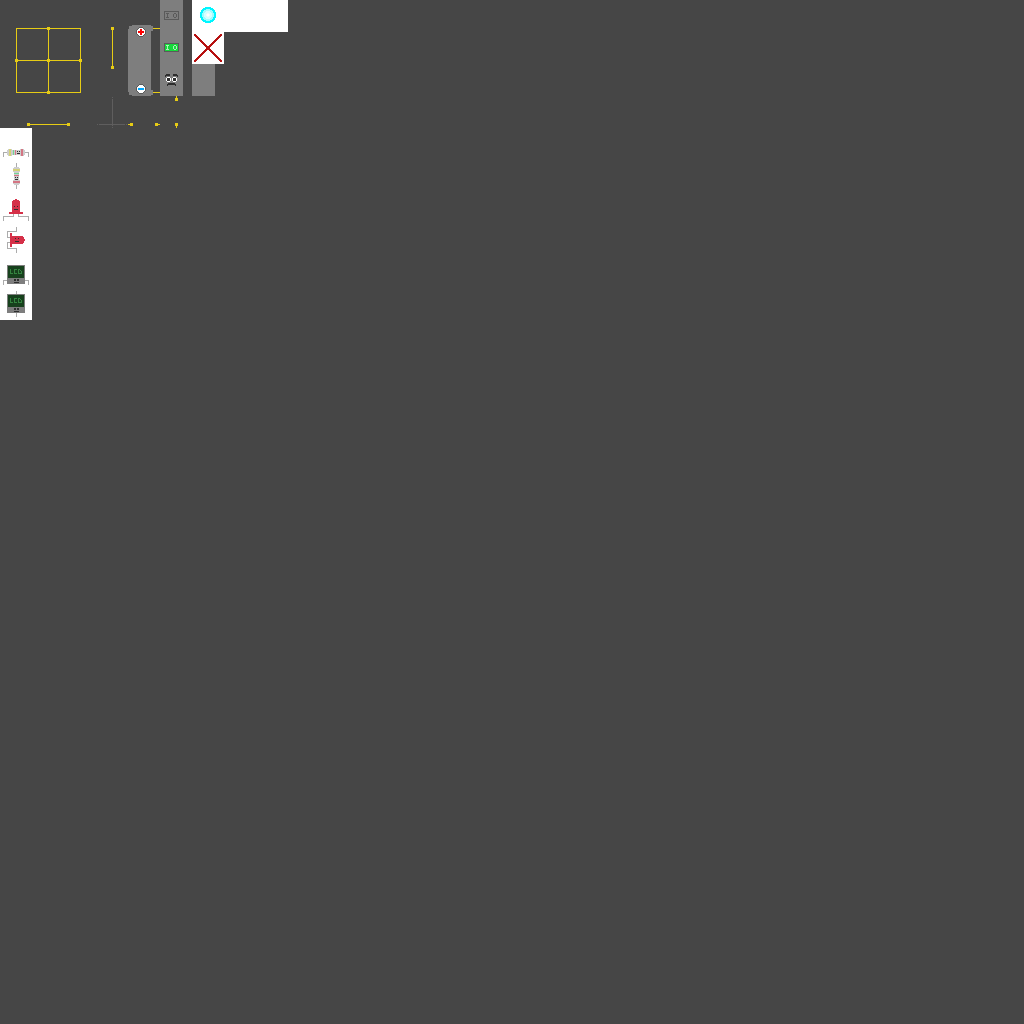
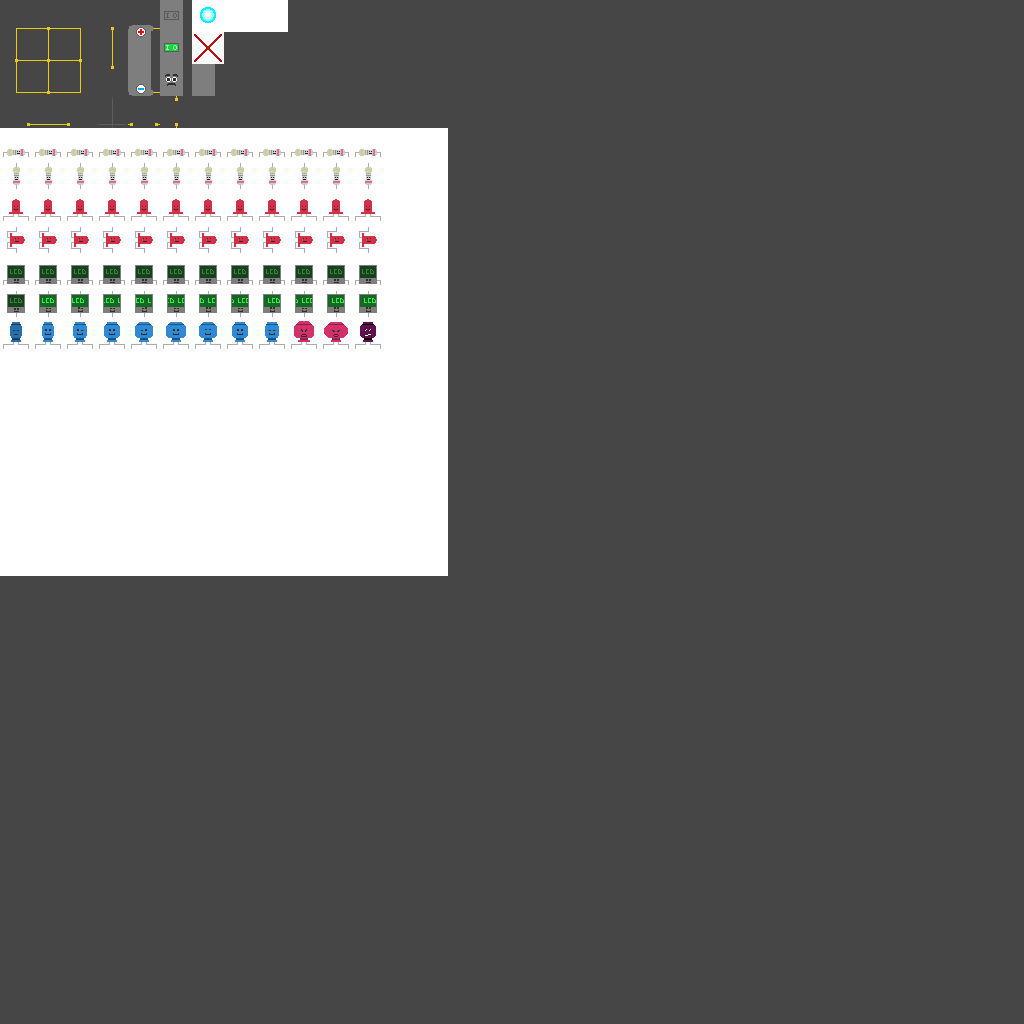
Layers edited between the first and the second w=1024, h=1024 image:
painted on "Layer" over [3, 149, 381, 349]
painted on "Background" over [0, 128, 448, 576]
